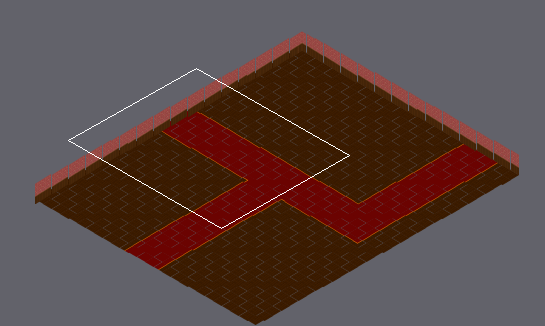
An edit to a level. Tiled map (JSON), assets/tiledmap/Levels/level8.json. Above: a wide view before the commit, with the close-up outlined.
Close-up. Before the edit:
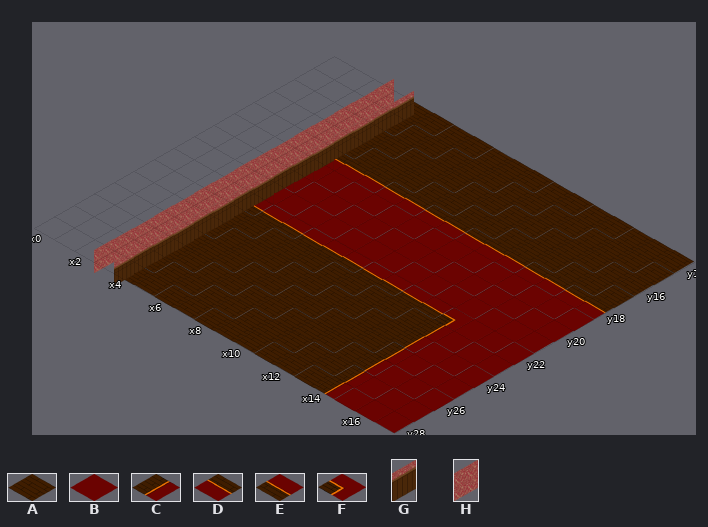
Cells are 182x104 px. Isometric: x runs down to the right, y down to the left. Shown: x 0..17, y 14..28. The commit also changed other parts of the map, which this record leaves out.
Key: from "floor": A 0, B 1, C 4, D 6, E 6 turned 180, F 13; from "wall": G 1 flipped left-right, H 3 flipped left-right.
_ is an empty cell.
Layer "floor" before, first column x 0:
14 ____AAAAAAAAAAAAAA
15 ____AAAAAAAAAAAAAA
16 ____AAAAAAAAAAAAAA
17 ____AAAAAAAAAAAAAA
18 ____DDDDDDDDDDDDDD
19 ____BBBBBBBBBBBBBB
20 ____BBBBBBBBBBBBBB
21 ____BBBBBBBBBBBBBB
22 ____EEEEEEEEEEFBBB
23 ____AAAAAAAAAACBBB
24 ____AAAAAAAAAACBBB
25 ____AAAAAAAAAACBBB
26 ____AAAAAAAAAACBBB
27 ____AAAAAAAAAACBBB
28 ____AAAAAAAAAACBBB
Layer "wall" before, first column x 0:
14 ___HG_____________
15 ___HG_____________
16 ___HG_____________
17 ___HG_____________
18 ___HG_____________
19 ___HG_____________
20 ___HG_____________
21 ___HG_____________
22 ___HG_____________
23 ___HG_____________
24 ___HG_____________
25 ___HG_____________
26 ___HG_____________
27 ___HG_____________
28 ___HG_____________
Once edited:
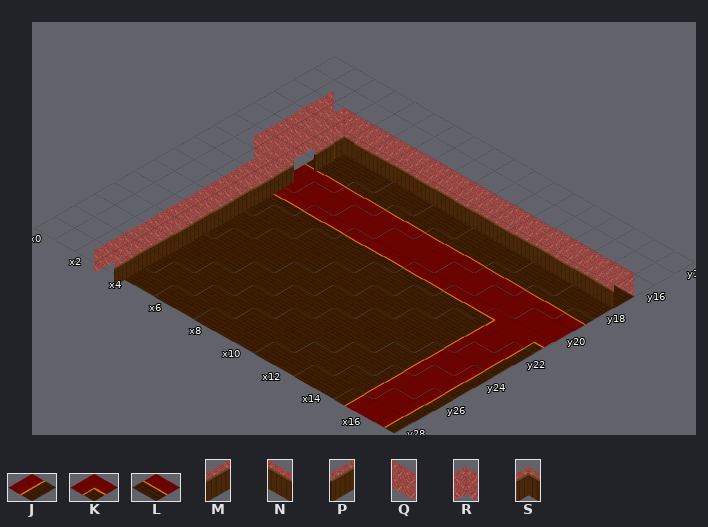
Further tiles: from "floor": J 8, K 9, L 10; from "wall": M 0 flipped left-right, N 1, P 2 flipped left-right, Q 3, R 4, S 5.
The exact change:
Layer "floor":
y 14..16: x 4..17 AAAAAAAAAAAAAA -> ______________
y 18: x 4..17 DDDDDDDDDDDDDD -> AAAAAAAAAAAAAA
y 19: x 4..17 BBBBBBBBBBBBBB -> DDDDDDDDDDDDDD
y 21: x 4..15 BBBBBBBBBBBB -> LLLLLLLLLLLF; x 17 B -> K
y 22: x 4..15 EEEEEEEEEEFB -> AAAAAAAAAAAC; x 17 B -> J
y 23..28: x 14..15 CB -> AC; x 17 B -> J
Layer "wall":
y 14..15: x 3..4 HG -> __
y 16: x 2..17 _HG_____________ -> HRQQQQQQQQQQQQQQ
y 17: x 2 _ -> H; x 4..17 G_____________ -> SNNNNNNNNNNNNN
y 18: x 2 _ -> H; x 4 G -> P
y 19: x 2 _ -> H; x 4 G -> _
y 21: x 4 G -> M
Pixel boxes of the changes (left, top, right, bottom) in both close-ups:
changed: (248, 79, 694, 433)
